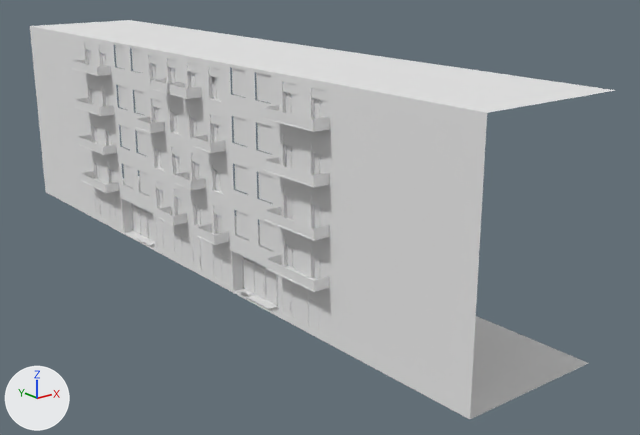
A saved change to the FBX model Assets/_mainAssets/Content/Levels/1/Models/Buildings/Extention/Extension.fbx.
Rendered twice from a 50 mm lens placed at (23.0, -130.5, 56.3), pointed at (118.2, -11.6, 8.8). Every picture has the same lights, and +X, +Y and +Z are marked at lower left. Where no turn or scale is listed for an object, it has been applied to the vertices. Vertices at the same position are counted once.

Objects in the first picture: 'Ruchki dveri'.
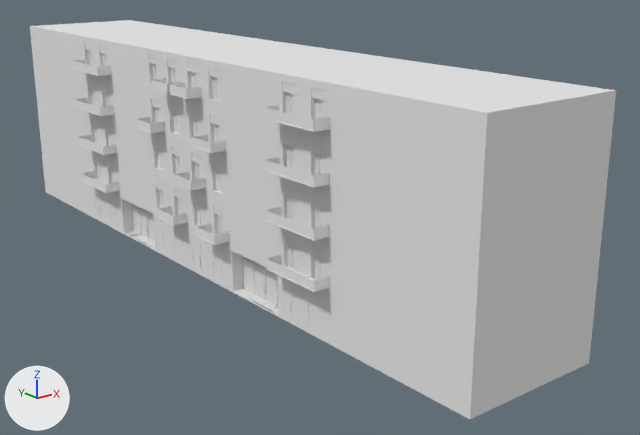
The newer file is also turned or shifted as a whole; pictures and numbers use the older file's frame.

Changed parts and their boxes [x1, y1, x2, y2] in the pictures (640 x 435 px):
part 1 of me_cube_819, deleted
    before: [86, 45, 318, 280]
part 2 of me_cube_819, cut back
    before: [30, 20, 616, 419]
    after: [114, 45, 275, 308]

Patch to the scene script:
```diff
--- a/Assets/_mainAssets/Content/Levels/1/Models/Buildings/Extention/Extension.fbx.py
+++ b/Assets/_mainAssets/Content/Levels/1/Models/Buildings/Extention/Extension.fbx.py
@@ me_cube_819 @@
 # used by ob_ruchki_dveri; location = (98.2, -29.2, 2.7)
-me_cube_819.from_pydata(...)  # 6274 vertices, 8750 faces; spans x -3.1..24.3, y -37.1..95.3, z -2.8..35.4
-me_cube_819.materials.append(mat_material_111)  # white #e7e7e7
+me_cube_819.from_pydata(...)  # 4666 vertices, 8874 faces; spans x -3.1..24.3, y -37.1..95.3, z -2.8..35.4
+# me_cube_819 part 1: 48 loose pieces with 544 vertices, spanning x 0.0..0.5, y -7.7..67.3, z 6.1..35.0, are deleted
+# me_cube_819 part 2: 1228 vertices removed from x -0.1..24.3, y -30.4..88.7, z -2.8..35.4; 164 vertices added at x -0.1..1.7, y 3.9..54.3, z -2.7..34.9
 me_cube_819.materials.append(mat_vertex)
-me_cube_819.materials.append(mat_material_096)  # white #e7e7e7
-me_cube_819.materials.append(mat_material_103)  # white #e7e7e7
-me_cube_819.materials.append(mat_material_110)  # white #e7e7e7
```
